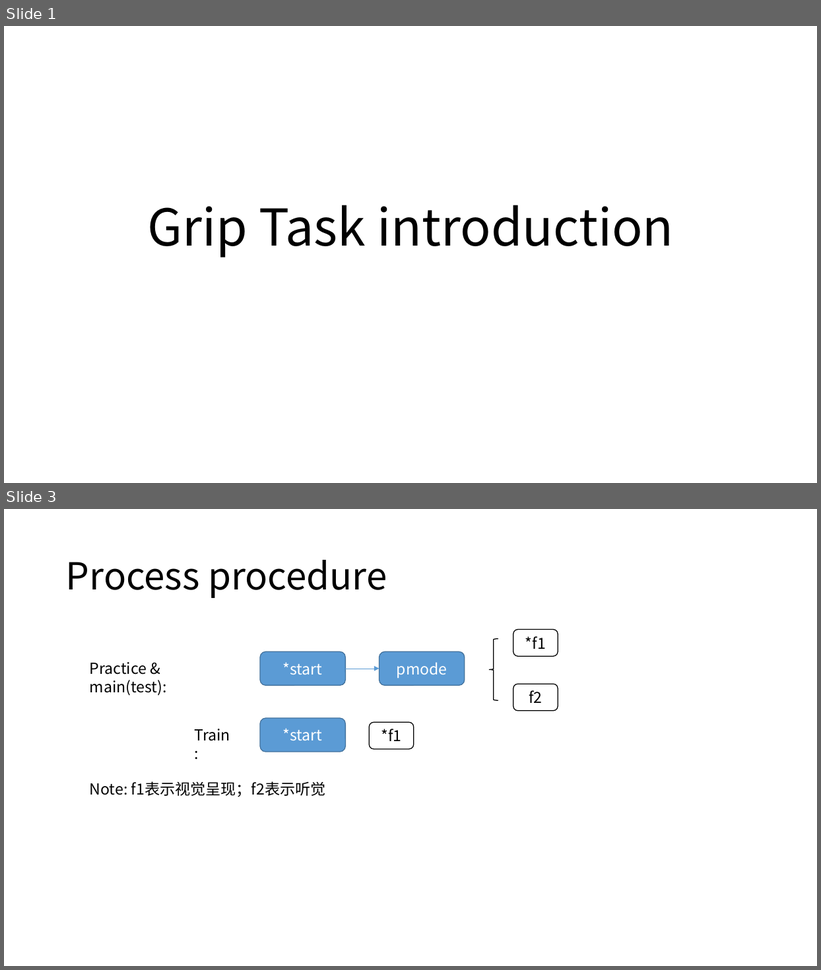
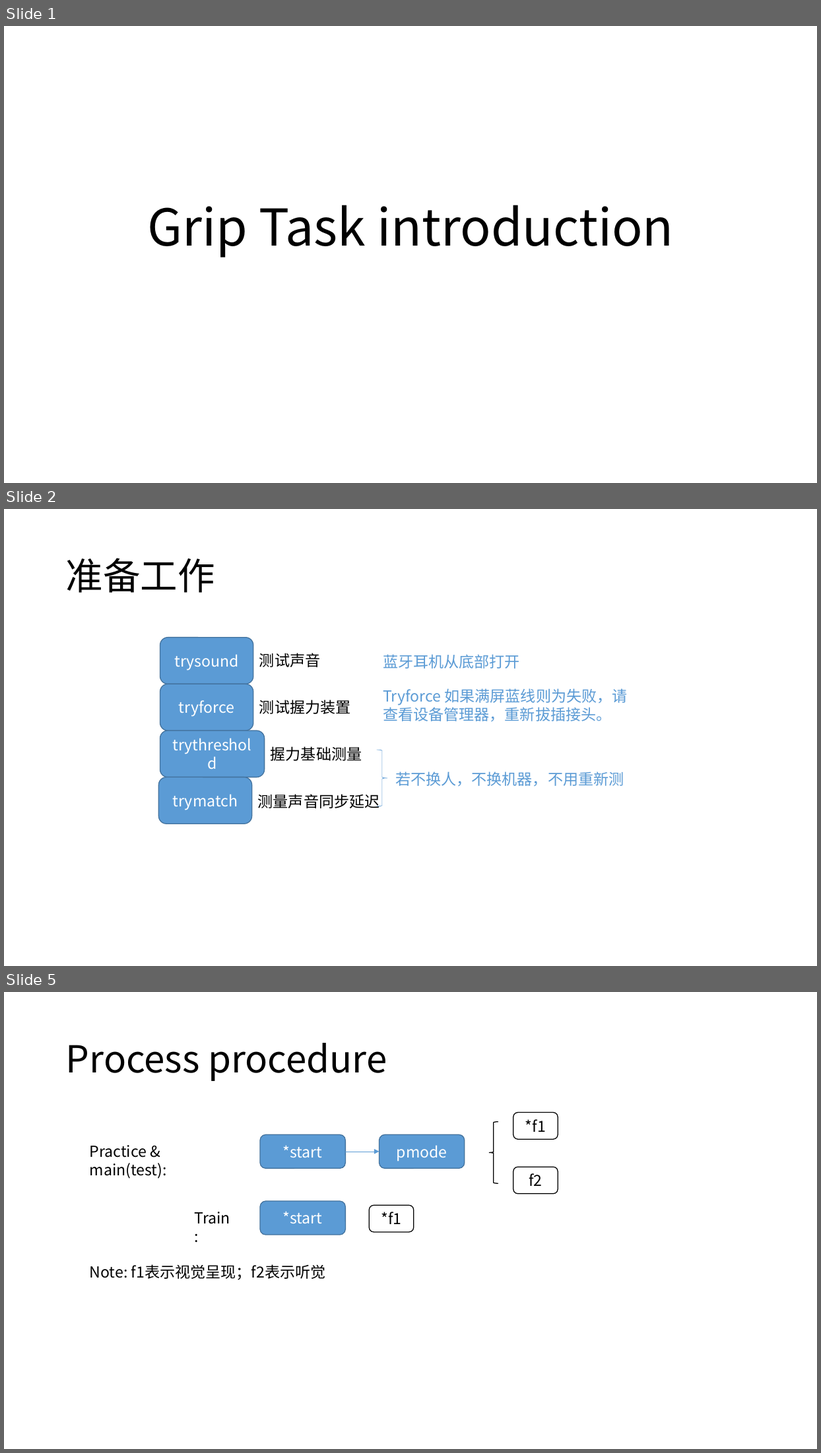
Before and after one commit to brainwatcher/grip4.0, a slide deck: preparation/grip Task introduction.pptx. Shown one above the other, each under a label of ours: slides 1 and 3 before the commit, slides 1, 2 and 5 after it; the slides between them are not shown. The pictures are 821x970 and 821x1453 pixels, drawn with LibreOffice and Linux fonts; fonts in the diff are those of the drawing. Boxes give left, top, right and bottom in pixels: in the first picture for what was removed or moved away, otherwise in the second. Text is boxed around its words. In the diff, an @@ line names an element or a change of style, - is before the commit and + after.

Commit message:
trymatch

```diff
--- a/preparation/grip Task introduction.pptx
+++ b/preparation/grip Task introduction.pptx
@@ slide 2 added at [4, 509, 817, 966], background #FFFFFF @@
@@ title added at [66, 558, 215, 593], 44 pt, text #000000 @@
+准备工作
@@ group added at [159, 638, 627, 824]: 7 texts, 4 rounded rectangles, 1 right brace @@
+trysound
+tryforce
+测试声音
+测试握力装置
+trythreshold
+握力基础测量
+Tryforce 如果满屏蓝线则为失败，请查看设备管理器，重新拔插接头。
+trymatch
+测量声音同步延迟
+蓝牙耳机从底部打开
+若不换人，不换机器，不用重新测
@@ what was slide 3 is now slide 5 @@
```
Also in this commit, not shown: 1 slide changed, 1 other slide added, 23 other files.
